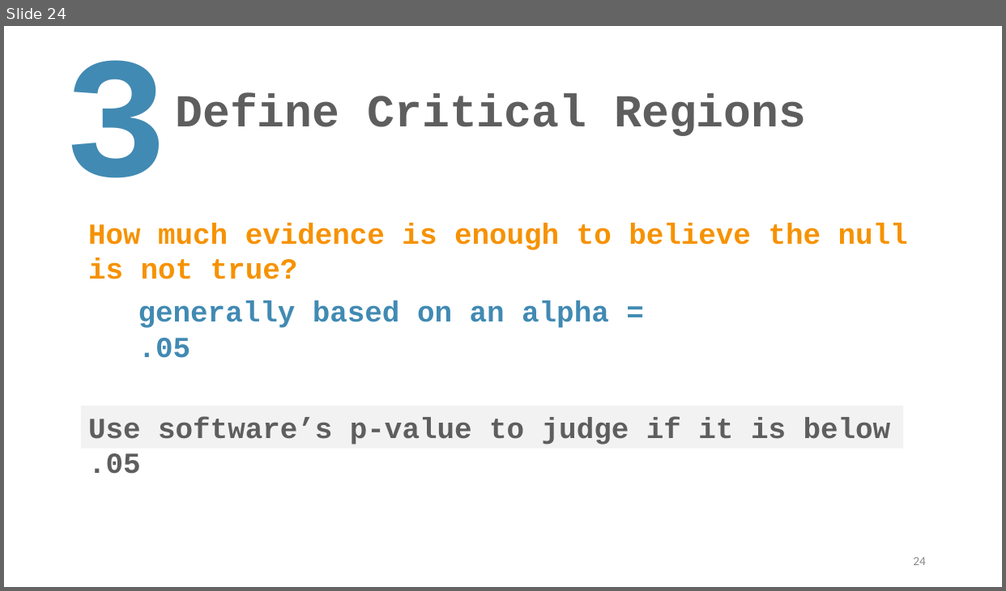
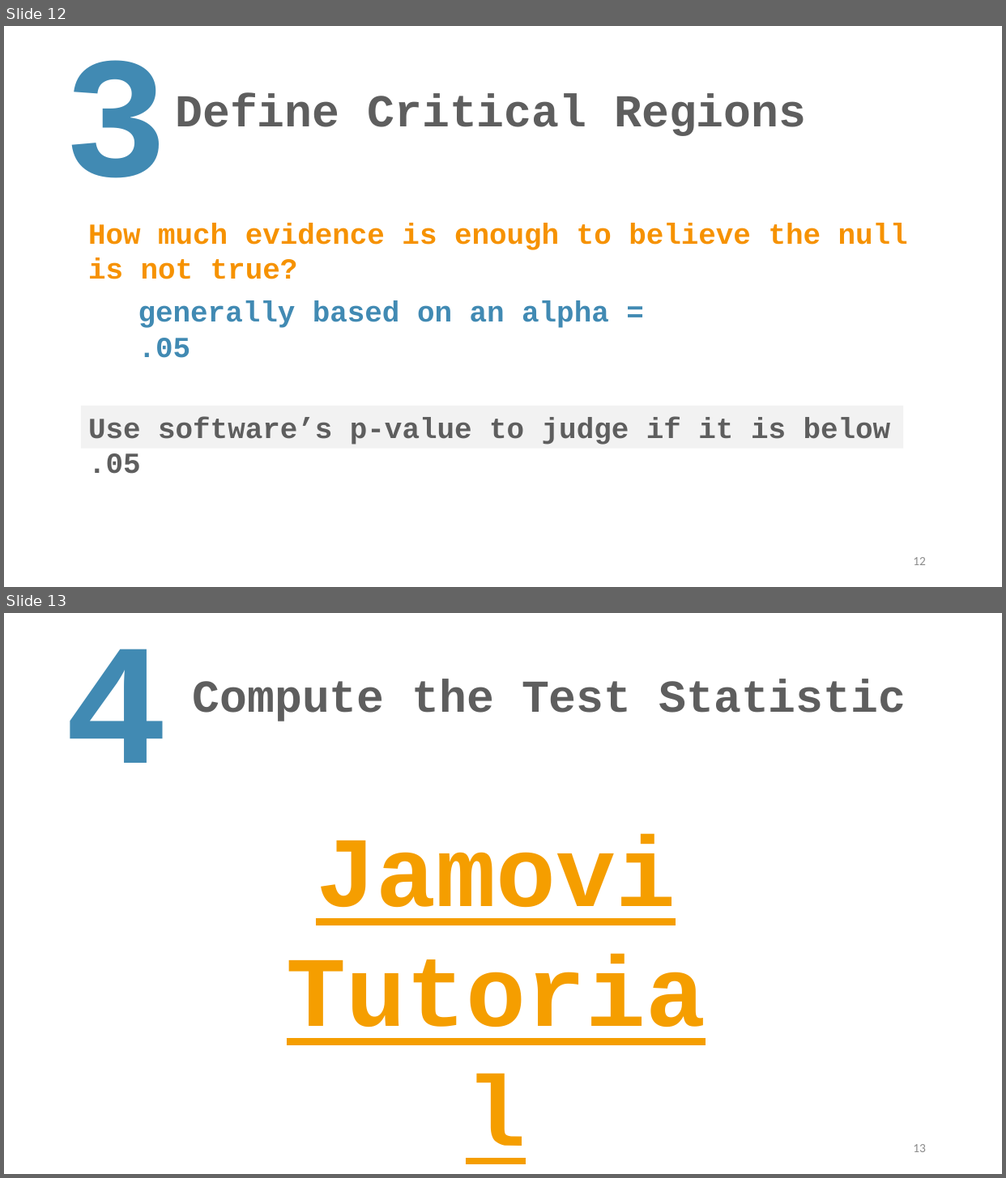
Before and after one commit to TysonStanley/EDU-6050, a slide deck: Slides/13_EDUC_6050_2018.pptx. Shown one above the other, each under a label of ours: slide 24 before the commit, slides 12 and 13 after it. The pictures are 1006x591 and 1006x1178 pixels, drawn with LibreOffice and Linux fonts; fonts in the diff are those of the drawing. Boxes give left, top, right and bottom in pixels: in the first picture for what was removed or moved away, otherwise in the second. Text is boxed around its words. In the diff, an @@ line names an element or a change of style, - is before the commit and + after.

```diff
--- a/Slides/13_EDUC_6050_2018.pptx
+++ b/Slides/13_EDUC_6050_2018.pptx
@@ slide 13 added at bbox=[4, 613, 1002, 1174], background #FFFFFF @@
@@ text added at bbox=[64, 649, 168, 763], 166 pt, text #418AB3, bold @@
+4
@@ title added at bbox=[193, 679, 906, 722], 44 pt, text #5E5E5E, bold @@
+Compute the Test Statistic
@@ text added at bbox=[316, 834, 675, 926], 96 pt, text #F59E00, bold, underline @@
+Jamovi
+Tutorial
@@ page number added at bbox=[913, 1144, 926, 1152], 12 pt, text #8C8C8C @@
+13
@@ what was slide 24 is now slide 12 @@
@@ page number at bbox=[913, 557, 926, 565]: text changed @@
-24
+12
```
Also in this commit, not shown: 3 slides changed, 13 other slides added, 3 other files.
